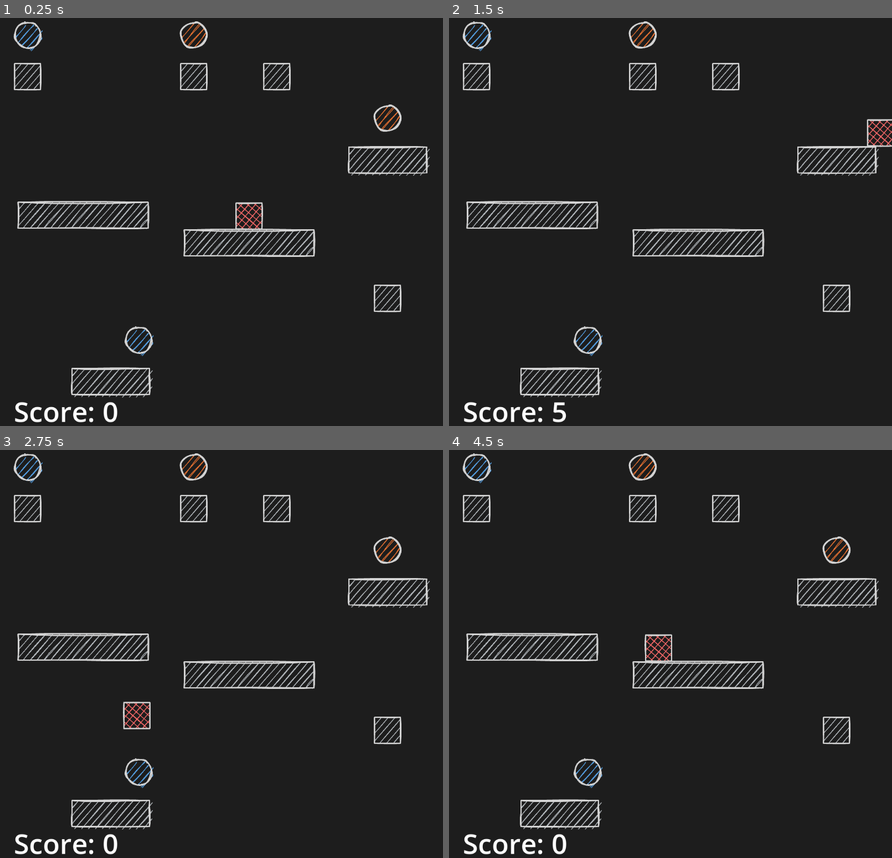
Above: before the commit, frames 1-4 (two rows, left to right).
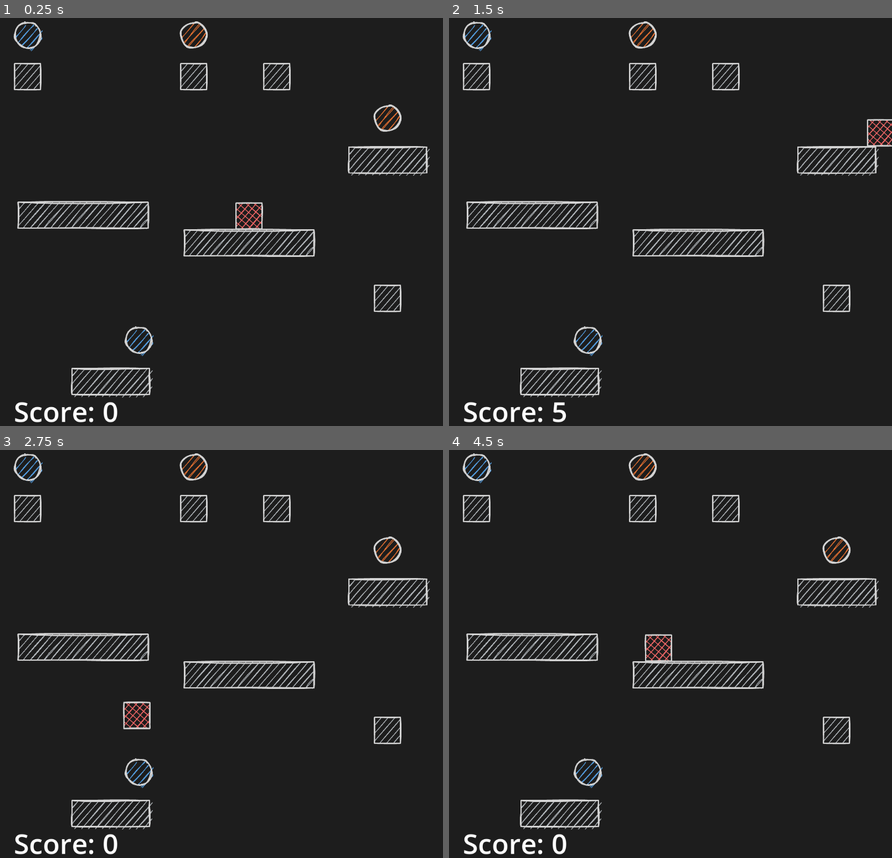
Above: after the commit, the same moments.

Repository: lomeat/godot-square
Game: Godot game, scene res://scenes/level.tscn
Two runs of this game, one before a commit and one after it. Both use one fixed random seed, a clock stepped at 60 frames per second and the inputs below.
Inputs:
- Up to frame 1 (0.25 s): no input
- Up to frame 2 (1.5 s): tap Enter at 0.5 s; hold D (right) from 0.53 s (still down); tap W (jump) at 0.77 s
- Up to frame 3 (2.75 s): tap W (jump) at 1.52 s; tap R (restart) at 2 s; release D (right) at 2.03 s; hold A (left) from 2.03 s (still down)
- Up to frame 4 (4.5 s): release A (left) at 2.78 s; hold D (right) 2.78-4.28 s; tap W (jump) at 3.02, 3.77 s; tap R (restart) at 4.25 s; hold A (left) from 4.28 s (still down)

The runs differ from the first frame. In frame 1, 0.1% of the frame differs, in the area x 53-60%, y 45-52%; in frame 2, 0.1%; in frame 3, 0.1%, in the area x 27-34%, y 61-69%; in frame 4, 0.1%.

Commit message:
start reel

Diff:
--- a/scripts/app.gd
+++ b/scripts/app.gd
@@ -0,0 +1 @@
+extends Node2D
--- a/scripts/level.gd
+++ b/scripts/level.gd
@@ -4,16 +4,8 @@
 	# Player increase score by Coin
 	for coin in get_tree().get_nodes_in_group("coin"):
 		coin.coin_collected.connect($Player.add_score)
-	# Player take damage by Spike
-	for spike in get_tree().get_nodes_in_group("spike"):
-		spike.was_hit.connect($Player.take_damage)
-	# Player heal by Medicine
-	for medicine in get_tree().get_nodes_in_group("medicine"):
-		medicine.was_taken.connect($Player.heal)
 	# Update UI score
 	$Player.score_updated.connect($UI.update_score)
-	# Show death message
-	$Player.was_dead.connect($UI.toggle_dead_label)
 
 func _process(_delta: float) -> void:
 	if Input.is_action_just_pressed("restart"):
--- a/scripts/player.gd
+++ b/scripts/player.gd
@@ -2,26 +2,11 @@
 extends CharacterBody2D
 
 signal score_updated(score: int)
-signal was_dead(is_dead: bool)
-
-@onready var sprite: Sprite2D = $Sprite2D
 
 @export var SPEED = 500.0
 @export var JUMP_FORCE = -1100.0
-@export var max_health := 3
-@export var textures: Array[Texture2D] = [
-	preload("res://sprites/square-1.png"), # 1hp, full
-	preload("res://sprites/square-2.png"), # 2hp
-	preload("res://sprites/square-3.png"), # 3hp, last
-]
 
 var score := 0
-var current_health := max_health
-var was_damaged := false
-
-func _ready() -> void:
-	was_dead.emit(false)
-	update_appearance()
 
 func _physics_process(delta: float) -> void:
 	movement(delta)
@@ -38,11 +23,8 @@
 
 	# Movement
 	var direction := Input.get_axis("left", "right")
-	if direction and not was_damaged:
+	if direction:
 		velocity.x = direction * SPEED
-	elif was_damaged:
-		await get_tree().create_timer(0.1).timeout
-		was_damaged = false
 	else:
 		velocity.x = move_toward(velocity.x, 0, SPEED / 5)
 
@@ -50,27 +32,3 @@
 func add_score(value):
 	score += value
 	score_updated.emit(score)
-
-func update_appearance():
-	var index = current_health - 1
-	sprite.texture = textures[index]
-
-func take_damage(amount: int, source_position: Vector2):
-	current_health = max(current_health - amount, 0)
-	update_appearance()
-
-	if current_health <= 0:
-		die()
-
-	was_damaged = true
-	var knockback_direction = global_position - source_position
-	velocity = knockback_direction * 30
-
-
-func heal(amount: int) -> void:
-	current_health = min(current_health + amount, max_health)
-	update_appearance()
-
-func die():
-	was_dead.emit(true)
-	queue_free()
--- a/scripts/ui.gd
+++ b/scripts/ui.gd
@@ -1,14 +1,6 @@
 class_name UI
 extends CanvasLayer
 
-@onready var dead_label: Label = $Dead
-@onready var score_label: Label = $Score
-
-func _ready() -> void:
-	dead_label.visible = false
-
 func update_score(value: int):
-	score_label.text = "Score: " + str(value)
-
-func toggle_dead_label(is_visible: bool) -> void:
-	dead_label.visible = is_visible
+	var label = $Score
+	label.text = "Score: " + str(value)
